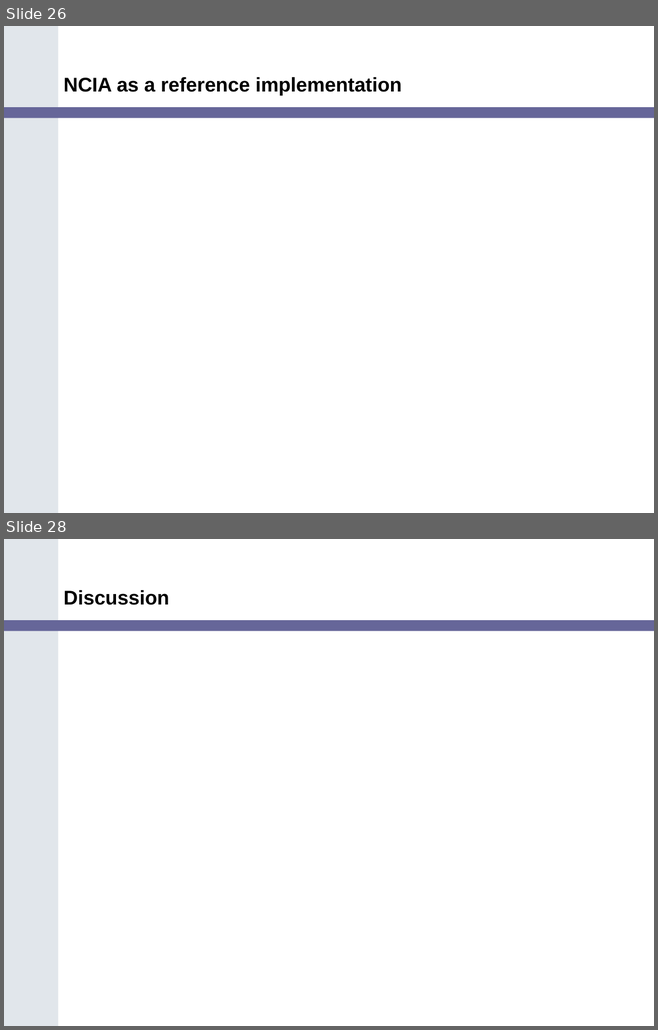
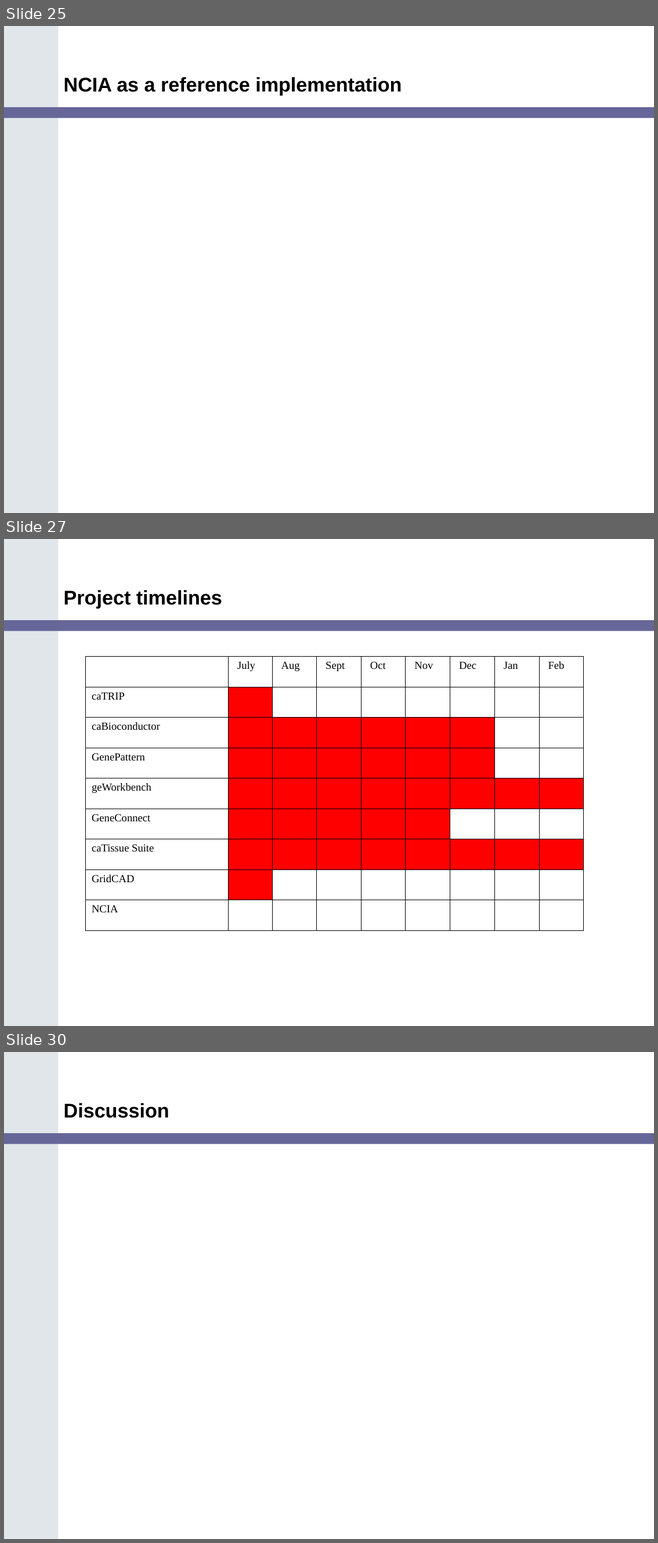
Before and after one commit to NCIP/cagrid-portal, a slide deck: cagrid-1-0/Documentation/presentations/200607_VCDE_ARCH/Ref_Impl_Arch_VCDE_2006_07.ppt. Shown one above the other, each under a label of ours: slides 26 and 28 before the commit, slides 25, 27 and 30 after it; the slides between them are not shown. The pictures are 658x1030 and 658x1543 pixels, drawn with LibreOffice and Linux fonts; fonts in the diff are those of the drawing; background and template pictures are left out. Boxes give left, top, right and bottom in pixels: in the first picture for what was removed or moved away, otherwise in the second. Text is boxed around its words. In the diff, an @@ line names an element or a change of style, - is before the commit and + after.

Commit message:
added detail for projects and summary slides

```diff
--- a/cagrid-1-0/Documentation/presentations/200607_VCDE_ARCH/Ref_Impl_Arch_VCDE_2006_07.ppt
+++ b/cagrid-1-0/Documentation/presentations/200607_VCDE_ARCH/Ref_Impl_Arch_VCDE_2006_07.ppt
@@ slide 27 added at [4, 539, 654, 1026], background #FFFFFF; not listed: 2 template elements that a slide beside it also shows @@
@@ title added at [64, 590, 222, 609], 22 pt, text #000000, bold @@
+Project timelines
@@ table added at [85, 657, 583, 915], 9 rows, 9 columns @@
+ | July | Aug | Sept | Oct | Nov | Dec | Jan | Feb
+caTRIP |  |  |  |  |  |  |  | 
+caBioconductor |  |  |  |  |  |  |  | 
+GenePattern |  |  |  |  |  |  |  | 
+geWorkbench |  |  |  |  |  |  |  | 
+GeneConnect |  |  |  |  |  |  |  | 
+caTissue Suite |  |  |  |  |  |  |  | 
+GridCAD |  |  |  |  |  |  |  | 
+NCIA |  |  |  |  |  |  |  | 
@@ what was slide 26 is now slide 25 @@
@@ what was slide 28 is now slide 30 @@
```
Also in this commit, not shown: 8 slides changed, 6 other slides added, 5 slides removed.
